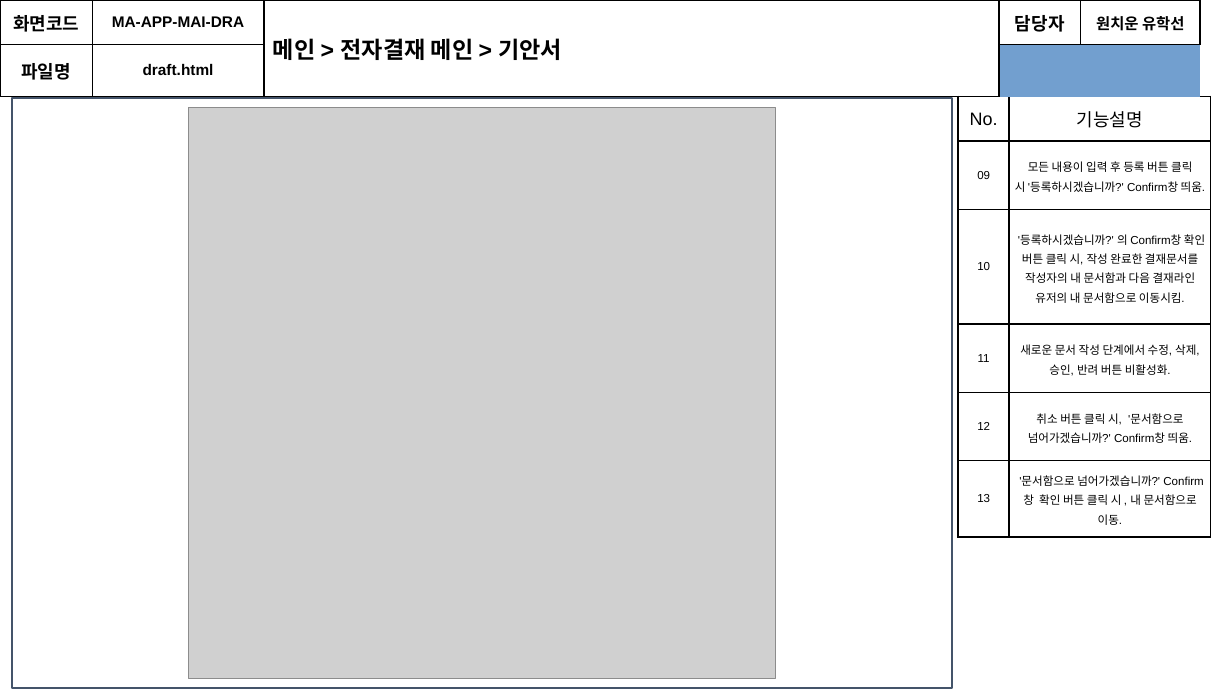
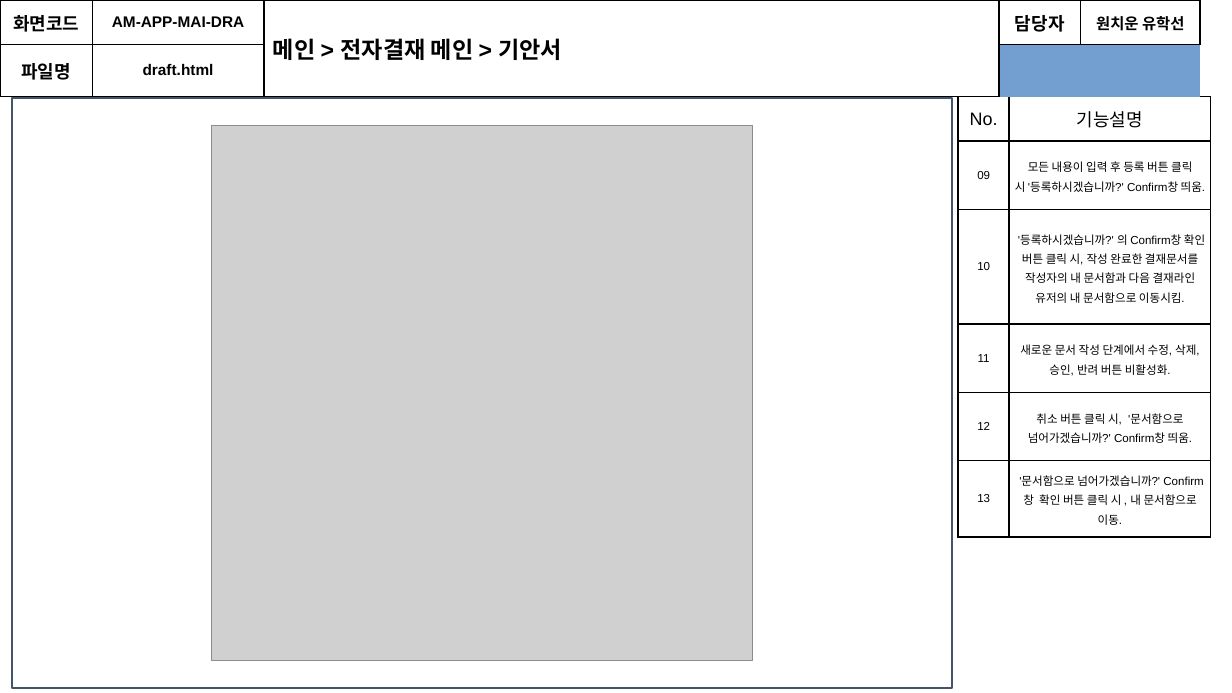
Before and after one commit to soulluna/-6th-_cosmo_1th_group, a slide deck: slide 17 of 포트폴리오 각종 서식/[6기]1조_화면설계서_V1.3.pptx. Drawn at 1232x693 pixels with LibreOffice and Linux fonts; fonts in the diff are those of the drawing; grey boxes stand for pictures. Boxes give left, top, right and bottom in pixels: in the first picture for what was removed or moved away, otherwise in the second. Text is boxed around its words. In the diff, an @@ line names an element or a change of style, - is before the commit and + after.

```diff
--- a/포트폴리오 각종 서식/[6기]1조_화면설계서_V1.3.pptx
+++ b/포트폴리오 각종 서식/[6기]1조_화면설계서_V1.3.pptx
@@ table at [10,13,1210,93] @@
-row 1, column 2: MA-APP-MAI-DRA
+row 1, column 2: AM-APP-MAI-DRA
@@ picture: place and size @@
-picture at [189,108,776,678]
+picture at [212,126,752,661]
```
Also in this commit, not shown: 31 other slides changed, 1 other file.
